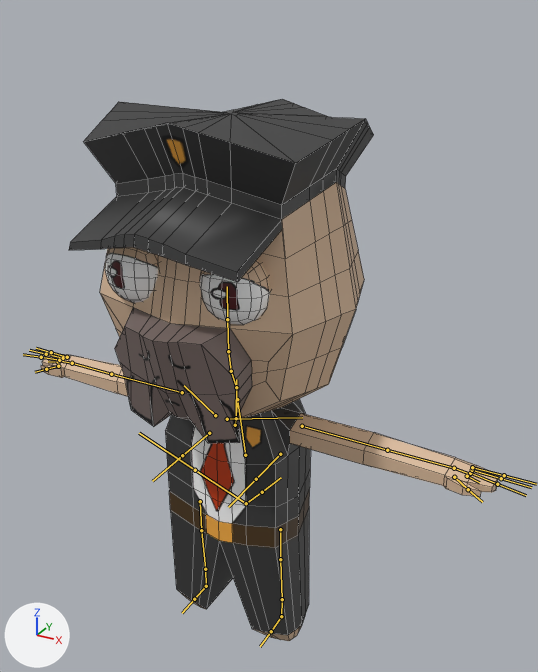
Two versions of the FBX model Assets/Art/Models/guard/guard.fbx, one commit apart.
One viewpoint serves both versions: a camera (50 mm lens) standing at (2.62, -4.23, 2.5) and looking at (0.24, 0.09, 0.34). The lights are fixed; the arrows at lower left show +X, +Y and +Z. The bones that bend it are drawn over the model as lines. Mesh edges are drawn as thin lines.
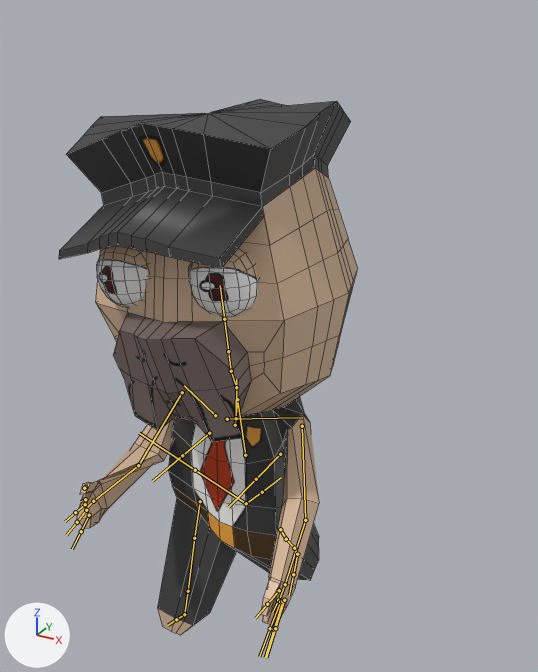
The newer file adds an action. The first version stands in its rest pose; the second is drawn at frame 7 of the action 'metarig|Walk'.

Pixel boxes (x1, y1, x2, y2) of what changed, in the pictures (538 x 672 px):
```json
{"object": "Cube.001", "change": "posed", "before": [41, 99, 498, 641], "after": [59, 99, 358, 635], "on screen": "34% narrower"}
{"object": "Cube.002", "change": "posed", "before": [105, 247, 270, 325], "after": [97, 246, 258, 317], "on screen": "9% shorter"}
{"bone": "upper_arm.L", "before": "(302, 426) to (387, 450)", "after": "(302, 426) to (305, 520)"}
{"bone": "forearm.L", "before": "(387, 450) to (454, 468)", "after": "(305, 520) to (285, 584)"}
{"bone": "upper_arm.R", "before": "(182, 392) to (111, 374)", "after": "(182, 392) to (138, 465)"}
{"bone": "forearm.R", "before": "(111, 374) to (72, 363)", "after": "(138, 465) to (93, 501)"}
{"bone": "hand.R", "before": "(72, 363) to (60, 361)", "after": "(93, 501) to (88, 506)"}
{"bone": "thigh.L", "before": "(280, 529) to (280, 559)", "after": "(280, 529) to (286, 539)"}
{"bone": "thigh.R", "before": "(200, 501) to (201, 530)", "after": "(200, 501) to (194, 538)"}
```

The change, as JSON lines over the scene's bpy script:
```json
{"block": "bone_spine_006", "where": "bone_spine_006 = bpy.data.objects['metarig'].pose.bones['spine.006']  # child of 'spine.005'"}
{"op": "set", "path": "bone_spine_006.rotation_quaternion", "old": "(1.0, 0.0, 0.0, 0.0)", "new": "(0.998, 0.0, 0.0, 0.055)", "note": "degrees (0, 0, 0) -> degrees (0, 0, 6)"}
{"block": "bone_upper_arm_l", "where": "bone_upper_arm_l = bpy.data.objects['metarig'].pose.bones['upper_arm.L']  # child of 'shoulder.L'"}
{"op": "set", "path": "bone_upper_arm_l.rotation_quaternion", "old": "(1.0, 0.0, 0.0, 0.0)", "new": "(0.771, 0.244, -0.31, -0.5)", "note": "degrees (0, 0, 0) -> degrees (45, -13, -72)"}
{"block": "bone_forearm_l", "where": "bone_forearm_l = bpy.data.objects['metarig'].pose.bones['forearm.L']  # child of 'upper_arm.L'"}
{"op": "set", "path": "bone_forearm_l.rotation_quaternion", "old": "(1.0, 0.0, 0.0, 0.0)", "new": "(0.985, -0.015, 0.01, -0.171)", "note": "degrees (0, 0, 0) -> degrees (-2, 1, -20)"}
{"block": "bone_upper_arm_r", "where": "bone_upper_arm_r = bpy.data.objects['metarig'].pose.bones['upper_arm.R']  # child of 'shoulder.R'"}
{"op": "set", "path": "bone_upper_arm_r.rotation_quaternion", "old": "(1.0, 0.0, 0.0, 0.0)", "new": "(0.706, 0.675, -0.176, 0.124)", "note": "degrees (0, 0, 0) -> degrees (88, -25, -4)"}
{"block": "bone_forearm_r", "where": "bone_forearm_r = bpy.data.objects['metarig'].pose.bones['forearm.R']  # child of 'upper_arm.R'"}
{"op": "set", "path": "bone_forearm_r.rotation_quaternion", "old": "(1.0, 0.0, 0.0, 0.0)", "new": "(0.761, 0.172, 0.601, -0.175)", "note": "degrees (0, 0, 0) -> degrees (13, 77, -15)"}
{"block": "bone_hand_r", "where": "bone_hand_r = bpy.data.objects['metarig'].pose.bones['hand.R']  # child of 'forearm.R'"}
{"op": "set", "path": "bone_hand_r.rotation_quaternion", "old": "(1.0, 0.0, 0.0, 0.0)", "new": "(0.923, 0.123, 0.276, 0.237)", "note": "degrees (0, 0, 0) -> degrees (24, 27, 34)"}
{"block": "bone_thigh_l", "where": "bone_thigh_l = bpy.data.objects['metarig'].pose.bones['thigh.L']  # child of 'spine'"}
{"op": "set", "path": "bone_thigh_l.rotation_quaternion", "old": "(1.0, 0.0, 0.0, 0.0)", "new": "(0.941, 0.32, -0.102, 0.036)", "note": "degrees (0, 0, 0) -> degrees (38, -12, 0)"}
{"block": "bone_thigh_r", "where": "bone_thigh_r = bpy.data.objects['metarig'].pose.bones['thigh.R']  # child of 'spine'"}
{"op": "set", "path": "bone_thigh_r.rotation_quaternion", "old": "(1.0, 0.0, 0.0, 0.0)", "new": "(0.959, -0.26, -0.107, -0.027)", "note": "degrees (0, 0, 0) -> degrees (-30, -13, 0)"}
```
